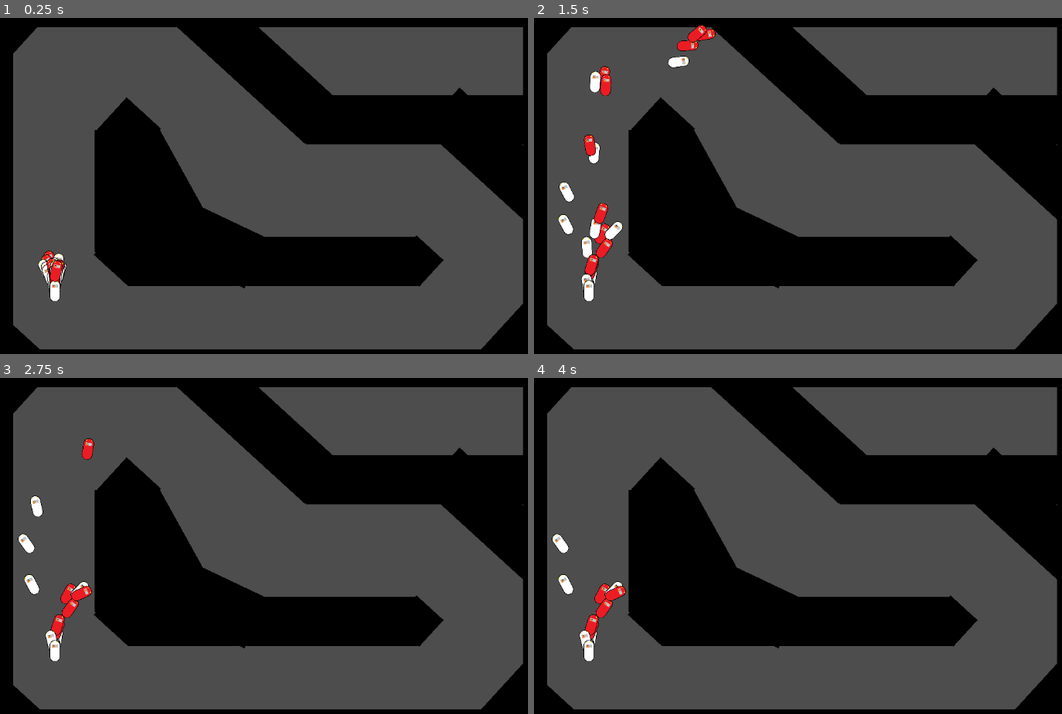
Above: before the commit, frames 1-4 (two rows, left to right).
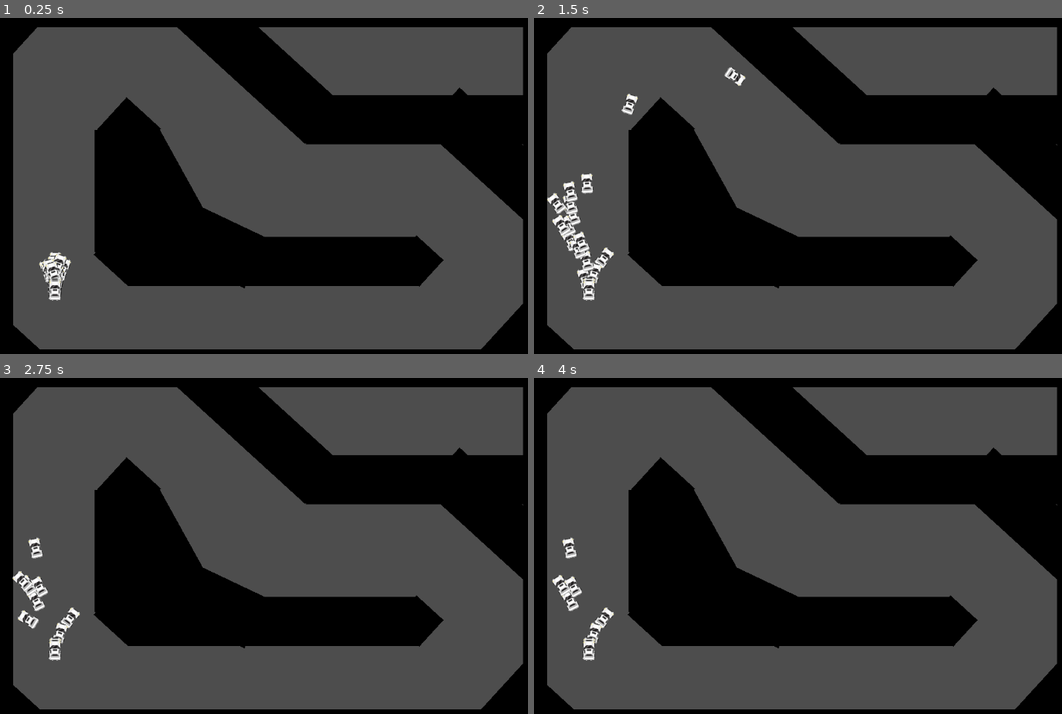
Above: after the commit, the same moments.

Repository: Eliyaan/IA_Voitures_GeneticAlgorithm
Game: Godot game, scene res://scene/main.tscn
Two runs of this game, one before a commit and one after it. Both use one fixed random seed, a clock stepped at 60 frames per second and the inputs below.
Inputs:
- Up to frame 1 (0.25 s): no input
- Up to frame 2 (1.5 s): no input
- Up to frame 3 (2.75 s): no input
- Up to frame 4 (4 s): no input

The runs differ from the first frame. In frame 1, 0.5% of the frame differs, in the area x 7-14%, y 69-85%; in frame 2, 2.9%, in the area x 2-41%, y 2-85%; in frame 3, 1.6%; in frame 4, 1.2%.

Commit message:
WIP opti
rn good perfs overall but humungous spike at each begginig of gen

Diff:
--- a/codes/main.gd
+++ b/codes/main.gd
@@ -14,13 +14,13 @@
 	running = true
 
 # Called every frame. 'delta' is the elapsed time since the previous frame.
-func _process(_delta):
+func _physics_process(delta):
 	if running:
 		steps += 1
 	if steps > 600:
 		reset_sim()
 
-func reset_sim():
+func reset_sim():  #
 	var sorted_array = $Voitures.get_children()
 	sorted_array.sort_custom(custom_sort)  # trier de la meilleure à la pire
 	for i in range($Voitures.get_child_count()-1, nb_voitures/div-1, -1):
@@ -52,7 +52,7 @@
 			$Voitures.add_child(car)
 	steps = 0
 
-func custom_sort(a, b): #high = first
+func custom_sort(a: Node2D, b: Node2D): #high = first
 	return a.points > b.points
 
 func spawn_voitures():
--- a/codes/voiture.gd
+++ b/codes/voiture.gd
@@ -5,7 +5,7 @@
 var drift = false
 var nn = {
 	#Consts
-	"nb_inputs" = 8,
+	"nb_inputs" = 6,
 	"nb_hidden_layer" = 1,
 	"nb_hidden_neurones" = [4],
 	"nb_outputs" = 3,
@@ -90,7 +90,7 @@
 			nn_array.append(0)
 	return nn_array
 
-func _process(_delta):
+func _physics_process(delta):
 	if alive and get_parent().get_parent().running:
 		var nn_array = raycast()
 		nn_array.append(deplac.y)
@@ -105,13 +105,13 @@
 				$Controler.position = Vector2(0, 6)
 				position += Vector2(0, 24).rotated(rotation)
 				drift = false
-				$Controler/Car/Voiture.frame = 0
+				#$Controler/Car/Voiture.frame = 0
 		else:
 			if result[2] <= 0.5:
 				$Controler.position = Vector2(0, 30)
 				position -= Vector2(0, 24).rotated(rotation)
 				drift = true
-				$Controler/Car/Voiture.frame = 1
+				#$Controler/Car/Voiture.frame = 1
 		rotation_degrees += (result[1]*2 - 1) * deplac.y * 0.8  # le 0.8 c'est un facteur changeable selon si on veut qu'elle tourne plus vite ou pas
 		position += deplac.rotated(rotation)
 
--- a/scene/main.tscn
+++ b/scene/main.tscn
@@ -100,7 +100,6 @@
 [node name="PointCheckpoint10" parent="Points" instance=ExtResource("4_3d8sx")]
 position = Vector2(-404, -116)
 scale = Vector2(7.06589, 4.97959)
-monitorable = false
 
 [node name="PointCheckpoint1" parent="Points" instance=ExtResource("4_3d8sx")]
 position = Vector2(-382, -207)
--- a/scene/voiture.tscn
+++ b/scene/voiture.tscn
@@ -1,27 +1,21 @@
-[gd_scene load_steps=7 format=3 uid="uid://dlbqgeld5mfxf"]
+[gd_scene load_steps=5 format=3 uid="uid://dlbqgeld5mfxf"]
 
 [ext_resource type="Script" path="res://codes/voiture.gd" id="1_ct8nj"]
-[ext_resource type="Texture2D" uid="uid://bn3pwpnpvxttj" path="res://images/Voiture.png" id="2_rnmf6"]
-[ext_resource type="Texture2D" uid="uid://ocwdd7cfxve6" path="res://images/Roue.png" id="3_gmdyq"]
-[ext_resource type="Texture2D" uid="uid://d0abw5e04yr3t" path="res://images/drift.png" id="3_tfrnp"]
+[ext_resource type="Texture2D" uid="uid://b384bdy8m3bpd" path="res://images/best_car.png" id="4_ep3mt"]
 
 [sub_resource type="SpriteFrames" id="SpriteFrames_ydn53"]
 animations = [{
 "frames": [{
 "duration": 1.0,
-"texture": ExtResource("2_rnmf6")
-}, {
-"duration": 1.0,
-"texture": ExtResource("3_tfrnp")
+"texture": ExtResource("4_ep3mt")
 }],
 "loop": true,
-"name": &"default",
+"name": &"new_animation",
 "speed": 5.0
 }]
 
-[sub_resource type="CapsuleShape2D" id="CapsuleShape2D_qrht6"]
-radius = 9.08572
-height = 29.4962
+[sub_resource type="RectangleShape2D" id="RectangleShape2D_b8lm2"]
+size = Vector2(20.1905, 27.1678)
 
 [node name="Voiture" type="Node2D"]
 script = ExtResource("1_ct8nj")
@@ -33,40 +27,20 @@
 scale = Vector2(0.1, 0.0999991)
 
 [node name="Voiture" type="AnimatedSprite2D" parent="Controler/Car"]
-position = Vector2(0, -200)
+position = Vector2(9.53674e-07, -210.002)
+scale = Vector2(5.75, 5.75)
 sprite_frames = SubResource("SpriteFrames_ydn53")
-
-[node name="Roue_AvG" type="Sprite2D" parent="Controler/Car"]
-visible = false
-position = Vector2(-70, -310)
-texture = ExtResource("3_gmdyq")
-metadata/_edit_lock_ = true
-
-[node name="Roue_AvD" type="Sprite2D" parent="Controler/Car"]
-visible = false
-position = Vector2(70, -310)
-texture = ExtResource("3_gmdyq")
-metadata/_edit_lock_ = true
-
-[node name="Roue_ArG" type="Sprite2D" parent="Controler/Car"]
-visible = false
-position = Vector2(-70, -90)
-texture = ExtResource("3_gmdyq")
-metadata/_edit_lock_ = true
-
-[node name="Roue_ArD" type="Sprite2D" parent="Controler/Car"]
-visible = false
-position = Vector2(70, -90)
-texture = ExtResource("3_gmdyq")
-metadata/_edit_lock_ = true
+animation = &"new_animation"
 
 [node name="VoitureArea" type="Area2D" parent="Controler/Car"]
 monitoring = false
+metadata/_edit_lock_ = true
 
 [node name="CollisionShape2D" type="CollisionShape2D" parent="Controler/Car/VoitureArea"]
-position = Vector2(0, -200)
+position = Vector2(3.72529e-08, -195.002)
 scale = Vector2(9.90565, 12.883)
-shape = SubResource("CapsuleShape2D_qrht6")
+shape = SubResource("RectangleShape2D_b8lm2")
+metadata/_edit_lock_ = true
 
 [node name="Rays" type="Node2D" parent="Controler"]
 position = Vector2(0, -3)
@@ -77,38 +51,26 @@
 scale = Vector2(0.1, 0.1)
 target_position = Vector2(0, -300)
 
-[node name="RayLeft30" type="RayCast2D" parent="Controler/Rays"]
-position = Vector2(-0.600001, -3.5)
-rotation = -0.523599
-scale = Vector2(0.1, 0.1)
-target_position = Vector2(0, -300)
-
-[node name="RayLeft60" type="RayCast2D" parent="Controler/Rays"]
-position = Vector2(-0.9, -3)
-rotation = -1.0472
+[node name="RayLeft45" type="RayCast2D" parent="Controler/Rays"]
+position = Vector2(-1, -3.5)
+rotation = -0.785398
 scale = Vector2(0.1, 0.1)
 target_position = Vector2(0, -300)
 
 [node name="RayLeft90" type="RayCast2D" parent="Controler/Rays"]
-position = Vector2(-1, -2.5)
+position = Vector2(-1, -2.4)
 rotation = -1.5708
 scale = Vector2(0.1, 0.1)
 target_position = Vector2(0, -300)
 
-[node name="RayRight30" type="RayCast2D" parent="Controler/Rays"]
-position = Vector2(0.6, -3.5)
-rotation = 0.523599
-scale = Vector2(0.1, 0.1)
-target_position = Vector2(0, -300)
-
-[node name="RayRight60" type="RayCast2D" parent="Controler/Rays"]
-position = Vector2(0.9, -3)
-rotation = 1.0472
+[node name="RayRight45" type="RayCast2D" parent="Controler/Rays"]
+position = Vector2(1, -3.5)
+rotation = 0.785398
 scale = Vector2(0.1, 0.1)
 target_position = Vector2(0, -300)
 
 [node name="RayRight90" type="RayCast2D" parent="Controler/Rays"]
-position = Vector2(1, -2.5)
+position = Vector2(1.1, -2.5)
 rotation = 1.5708
 scale = Vector2(0.1, 0.1)
 target_position = Vector2(0, -300)
Binary file added: images/best_car.png
Not shown, added: images/best_car.png.import
